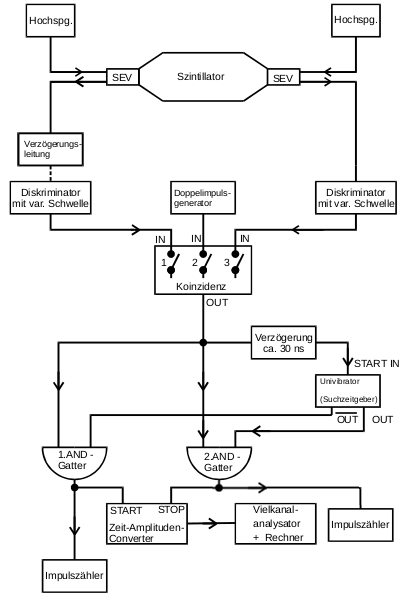
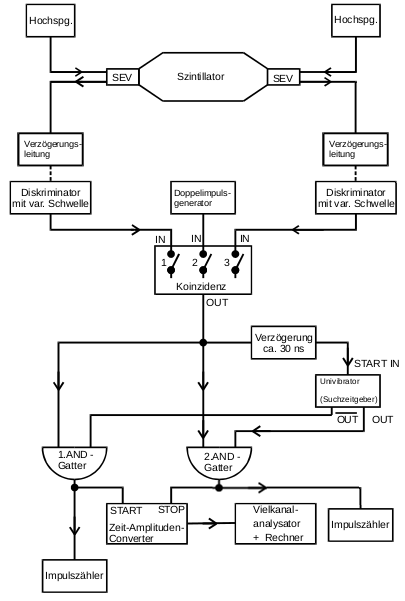
Revision of a layered 405 x 601 image; what changed, layer by layer:
added layer "Pasted Layer #1" above "Pasted Layer" over box(354, 83, 357, 132)
added layer "Pasted Layer" above "aufbau.png" over box(322, 125, 397, 183)
